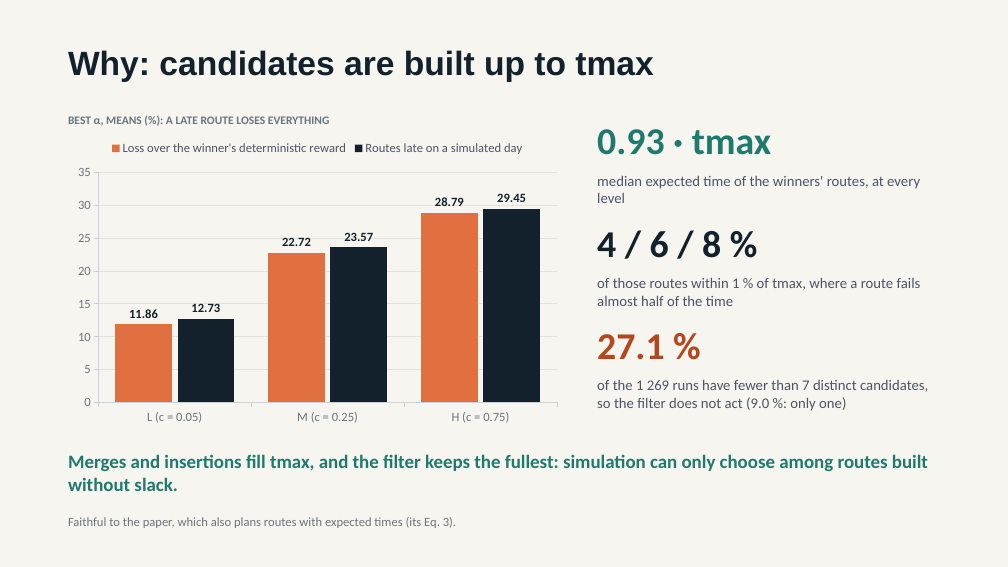
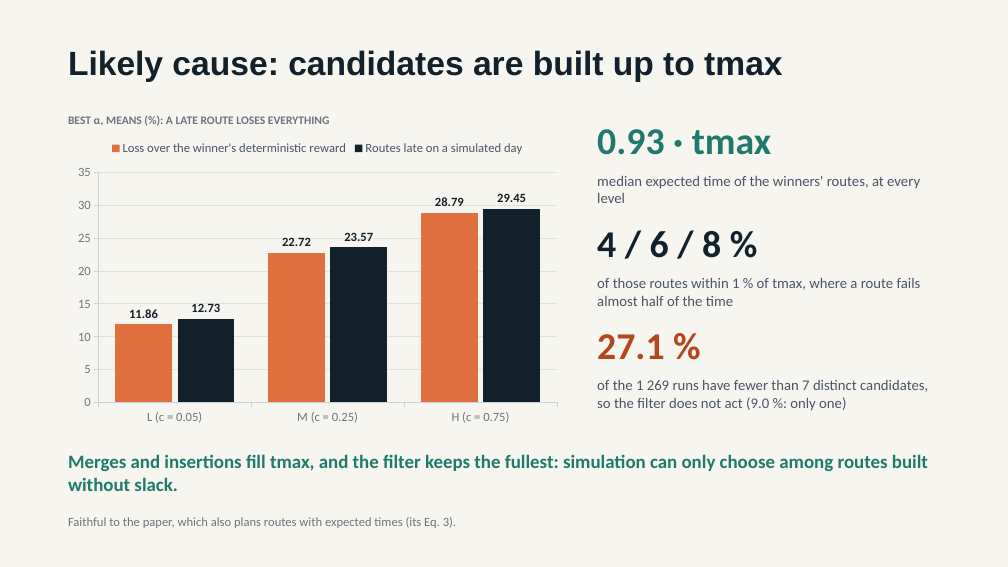
Before and after one commit to Inurria979/Heuristic-Algorithms-in-Transport-and-Finance, a slide deck: slide 12 of simTOP/docs/simTOP_simheuristic.pptx. Drawn at 1008x567 pixels with LibreOffice and Linux fonts; fonts in the diff are those of the drawing. Boxes give left, top, right and bottom in pixels: in the first picture for what was removed or moved away, otherwise in the second. Text is boxed around its words. In the diff, an @@ line names an element or a change of style, - is before the commit and + after.

```diff
--- a/simTOP/docs/simTOP_simheuristic.pptx
+++ b/simTOP/docs/simTOP_simheuristic.pptx
@@ text at box(68, 50, 782, 82): text changed @@
-Why: candidates are built up to tmax
+Likely cause: candidates are built up to tmax
```
Also in this commit, not shown: 8 other slides changed, 18 other files.
